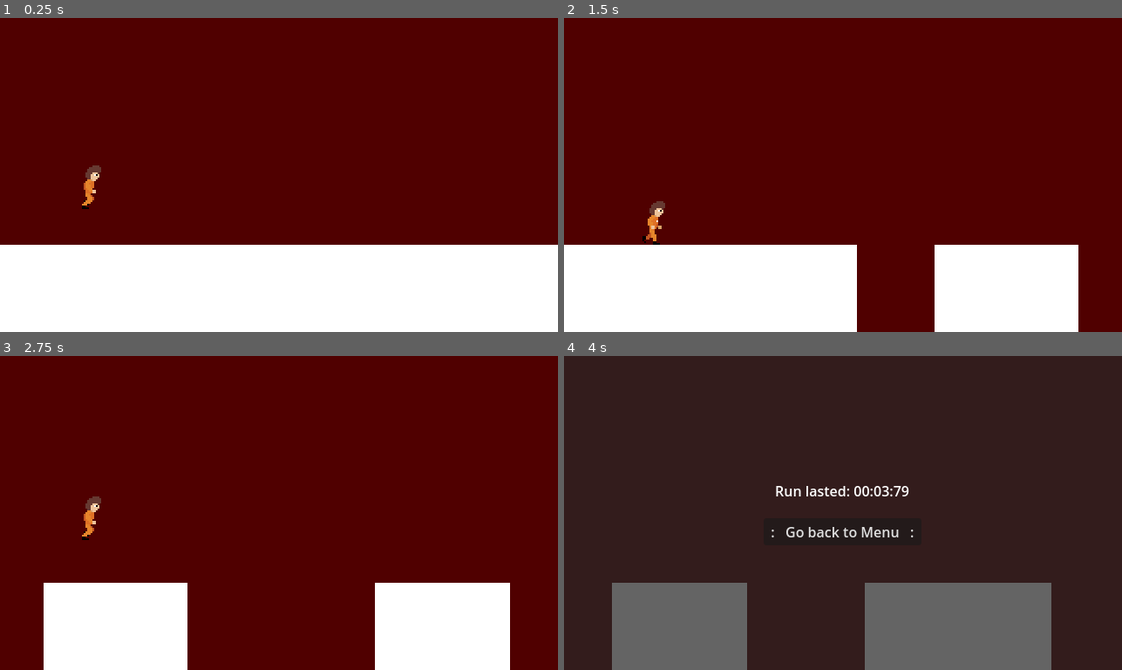
Above: before the commit, frames 1-4 (two rows, left to right).
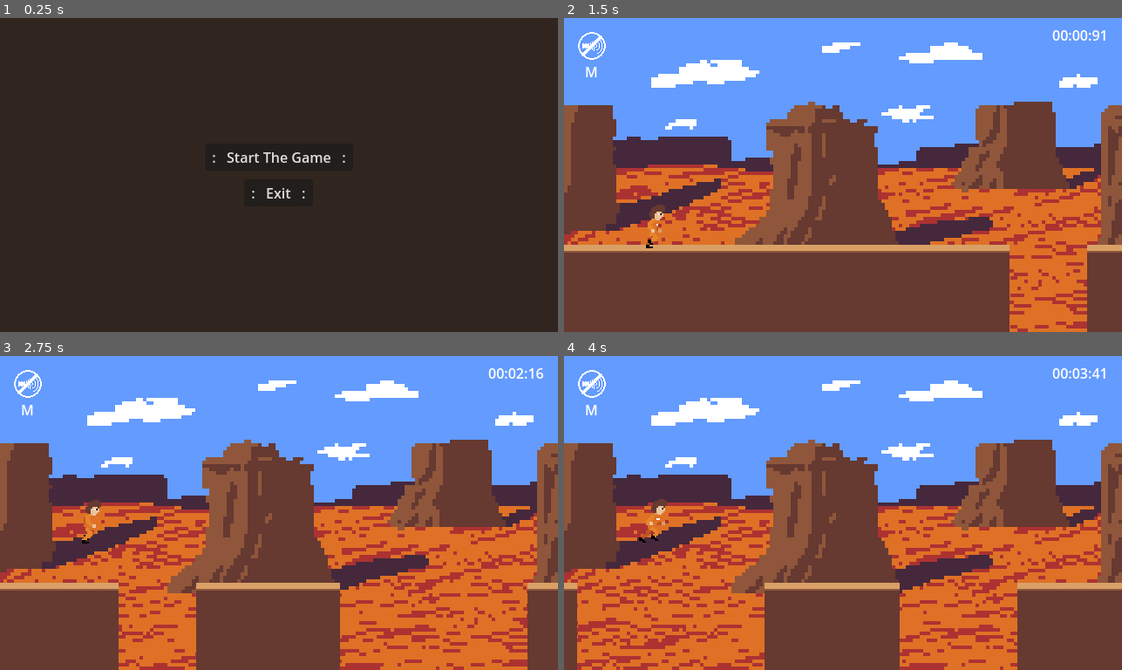
Above: after the commit, the same moments.

Repository: MariuszAKS/Rock-Running
Game: Godot game, scene res://scenes/main_menu.tscn
Two runs of this game, one before a commit and one after it. Both use one fixed random seed, a clock stepped at 60 frames per second and the inputs below. Before the commit the project starts from res://scenes/game.tscn.
Inputs (mouse positions are in pixels of both pictures, inside the frame that each line leads up to):
- Up to frame 1 (0.25 s): no input
- Up to frame 2 (1.5 s): click (843, 156) at 0.5 s, where only the run after the commit has a clickable ": Start The Game :"; click (591, 46) at 1.27 s
- Up to frame 3 (2.75 s): hold Space (jump) from 2.03 s (still down)
- Up to frame 4 (4 s): release Space (jump) at 2.78 s; tap Space (jump) at 2.85, 3.02, 3.32 s; hold Space (jump) from 3.53 s (still down)

The runs differ from the first frame. In frame 1, 100% of the frame differs, in the area x 0-100%, y 0-100%; in frame 2, 100%; in frame 3, 100%; in frame 4, 100%.

Commit message:
Added audio, buttons, some fixes, game maybe finished

Diff:
--- /dev/null
+++ b/default_bus_layout.tres
@@ -0,0 +1,4 @@
+[gd_resource type="AudioBusLayout" format=3 uid="uid://df77cylhra5mn"]
+
+[resource]
+bus/0/volume_db = -32.024
--- a/project.godot
+++ b/project.godot
@@ -11,9 +11,9 @@
 [application]
 
 config/name="Rock Running"
-run/main_scene="uid://dni6mjk5vpj5v"
+run/main_scene="uid://d2nowwyod8aim"
 config/features=PackedStringArray("4.4", "GL Compatibility")
-config/icon="res://icon.svg"
+config/icon="uid://dwhthc2fq5y3m"
 
 [display]
 
@@ -23,9 +23,25 @@
 
 [input]
 
+ui_accept={
+"deadzone": 0.5,
+"events": [Object(InputEventKey,"resource_local_to_scene":false,"resource_name":"","device":0,"window_id":0,"alt_pressed":false,"shift_pressed":false,"ctrl_pressed":false,"meta_pressed":false,"pressed":false,"keycode":4194309,"physical_keycode":0,"key_label":0,"unicode":0,"location":0,"echo":false,"script":null)
+, Object(InputEventKey,"resource_local_to_scene":false,"resource_name":"","device":0,"window_id":0,"alt_pressed":false,"shift_pressed":false,"ctrl_pressed":false,"meta_pressed":false,"pressed":false,"keycode":4194310,"physical_keycode":0,"key_label":0,"unicode":0,"location":0,"echo":false,"script":null)
+]
+}
+ui_select={
+"deadzone": 0.5,
+"events": [Object(InputEventJoypadButton,"resource_local_to_scene":false,"resource_name":"","device":0,"button_index":3,"pressure":0.0,"pressed":false,"script":null)
+]
+}
 jump={
 "deadzone": 0.2,
 "events": [Object(InputEventKey,"resource_local_to_scene":false,"resource_name":"","device":-1,"window_id":0,"alt_press …(191 unchanged characters)…
+]
+}
+mute_toggle={
+"deadzone": 0.2,
+"events": [Object(InputEventKey,"resource_local_to_scene":false,"resource_name":"","device":-1,"window_id":0,"alt_pressed":false,"shift_pressed":false,"ctrl_pressed":false,"meta_pressed":false,"pressed":false,"keycode":0,"physical_keycode":77,"key_label":0,"unicode":109,"location":0,"echo":false,"script":null)
 ]
 }
 
--- a/scenes/game.tscn
+++ b/scenes/game.tscn
@@ -1,14 +1,19 @@
-[gd_scene load_steps=7 format=3 uid="uid://dni6mjk5vpj5v"]
+[gd_scene load_steps=12 format=3 uid="uid://dni6mjk5vpj5v"]
 
 [ext_resource type="PackedScene" uid="uid://b80odsexpggrl" path="res://scenes/player.tscn" id="1_uwrxv"]
 [ext_resource type="Script" uid="uid://r1uefiy5iftd" path="res://scripts/game.gd" id="1_yqjtg"]
+[ext_resource type="Texture2D" uid="uid://42xw7tjt6pij" path="res://art/visual/background.png" id="2_iywne"]
+[ext_resource type="AudioStream" uid="uid://dmxt5vm5vrjfw" path="res://art/audio/soundtrack.wav" id="2_p57ef"]
+[ext_resource type="Texture2D" uid="uid://bech5c4vaked4" path="res://art/visual/sound_on.png" id="2_u5sy4"]
+[ext_resource type="Texture2D" uid="uid://fxvknkvymw6l" path="res://art/visual/sound_off.png" id="3_gee14"]
+[ext_resource type="Texture2D" uid="uid://chnfgmwn7n023" path="res://art/visual/rock_formation.png" id="3_lbhrr"]
 [ext_resource type="Script" uid="uid://b3lcjm88kuh8w" path="res://scripts/rock_formation.gd" id="4_lbhrr"]
 
 [sub_resource type="RectangleShape2D" id="RectangleShape2D_lnu2h"]
 size = Vector2(10, 10)
 
 [sub_resource type="RectangleShape2D" id="RectangleShape2D_lbhrr"]
-size = Vector2(660, 10)
+size = Vector2(660, 6)
 
 [sub_resource type="RectangleShape2D" id="RectangleShape2D_iywne"]
 size = Vector2(10, 10)
@@ -16,10 +21,33 @@
 [node name="Game" type="Node2D"]
 script = ExtResource("1_yqjtg")
 
-[node name="Background" type="ColorRect" parent="."]
+[node name="Music Button" type="TextureButton" parent="."]
+z_index = 10
+offset_left = 16.0
+offset_top = 16.0
+offset_right = 48.0
+offset_bottom = 48.0
+toggle_mode = true
+texture_normal = ExtResource("2_u5sy4")
+texture_pressed = ExtResource("3_gee14")
+
+[node name="Music Label" type="Label" parent="."]
+z_index = 9
+offset_left = 24.0
+offset_top = 50.0
+offset_right = 43.0
+offset_bottom = 74.0
+text = "M"
+
+[node name="Music" type="AudioStreamPlayer2D" parent="."]
+stream = ExtResource("2_p57ef")
+autoplay = true
+
+[node name="Background" type="TextureRect" parent="."]
 offset_right = 640.0
 offset_bottom = 360.0
-color = Color(0.313726, 0, 0, 1)
+mouse_filter = 2
+texture = ExtResource("2_iywne")
 
 [node name="Spawner" type="Node2D" parent="."]
 position = Vector2(650, 260)
@@ -37,27 +65,28 @@
 
 [node name="Rock Formations" type="Node2D" parent="."]
 
-[node name="Player" parent="." instance=ExtResource("1_uwrxv")]
-position = Vector2(100, 160)
-platform_on_leave = 2
-platform_floor_layers = 4294967040
-
-[node name="Start Rock Formation" type="AnimatableBody2D" parent="."]
+[node name="Start Rock Formation" type="AnimatableBody2D" parent="Rock Formations"]
 position = Vector2(-10, 260)
 collision_layer = 2
 collision_mask = 0
 sync_to_physics = false
 script = ExtResource("4_lbhrr")
 
-[node name="ColorRect" type="ColorRect" parent="Start Rock Formation"]
+[node name="ColorRect" type="TextureRect" parent="Rock Formations/Start Rock Formation"]
 offset_right = 660.0
 offset_bottom = 100.0
+texture = ExtResource("3_lbhrr")
+stretch_mode = 1
 
-[node name="Collision" type="CollisionShape2D" parent="Start Rock Formation"]
-position = Vector2(330, 5)
+[node name="Collision" type="CollisionShape2D" parent="Rock Formations/Start Rock Formation"]
+position = Vector2(330, 7)
 shape = SubResource("RectangleShape2D_lbhrr")
 
-[node name="Obstructions" type="Node2D" parent="Start Rock Formation"]
+[node name="Player" parent="." node_paths=PackedStringArray("time_counter") instance=ExtResource("1_uwrxv")]
+position = Vector2(100, 160)
+platform_on_leave = 2
+platform_floor_layers = 4294967040
+time_counter = NodePath("../Time Counter")
 
 [node name="Remove Area" type="Area2D" parent="."]
 position = Vector2(-700, 265)
@@ -67,12 +96,21 @@
 [node name="Collision" type="CollisionShape2D" parent="Remove Area"]
 shape = SubResource("RectangleShape2D_iywne")
 
+[node name="Time Counter" type="Label" parent="."]
+offset_left = 560.0
+offset_top = 8.0
+offset_right = 601.0
+offset_bottom = 31.0
+size_flags_horizontal = 8
+text = "00:00:00"
+
 [node name="Game Over Screen" type="Control" parent="."]
 visible = false
 layout_mode = 3
 anchors_preset = 0
 offset_right = 640.0
 offset_bottom = 360.0
+mouse_filter = 2
 
 [node name="Background" type="ColorRect" parent="Game Over Screen"]
 layout_mode = 1
@@ -81,6 +119,7 @@
 anchor_bottom = 1.0
 grow_horizontal = 2
 grow_vertical = 2
+mouse_filter = 2
 color = Color(0.152941, 0.152941, 0.152941, 0.717647)
 
 [node name="CenterContainer" type="CenterContainer" parent="Game Over Screen"]
--- a/scenes/player.tscn
+++ b/scenes/player.tscn
@@ -1,7 +1,8 @@
-[gd_scene load_steps=13 format=3 uid="uid://b80odsexpggrl"]
+[gd_scene load_steps=14 format=3 uid="uid://b80odsexpggrl"]
 
 [ext_resource type="Script" uid="uid://cnke2uhqghijo" path="res://scripts/player.gd" id="1_3vyb7"]
 [ext_resource type="Texture2D" uid="uid://bfsw5kgjwd0wh" path="res://art/visual/player_run.png" id="2_g2els"]
+[ext_resource type="AudioStream" uid="uid://dfxkgmnparvrm" path="res://art/audio/jump.wav" id="2_qhqgy"]
 
 [sub_resource type="AtlasTexture" id="AtlasTexture_ur7pv"]
 atlas = ExtResource("2_g2els")
@@ -74,7 +75,7 @@
 }],
 "loop": true,
 "name": &"run",
-"speed": 8.0
+"speed": 12.0
 }]
 
 [sub_resource type="RectangleShape2D" id="RectangleShape2D_8cj0n"]
@@ -85,11 +86,17 @@
 script = ExtResource("1_3vyb7")
 metadata/_edit_group_ = true
 
+[node name="Audio Jump" type="AudioStreamPlayer2D" parent="."]
+stream = ExtResource("2_qhqgy")
+volume_db = 16.0
+
 [node name="Animations" type="AnimatedSprite2D" parent="."]
 scale = Vector2(2, 2)
 sprite_frames = SubResource("SpriteFrames_ur7pv")
-animation = &"fall"
+animation = &"run"
 autoplay = "run"
+frame = 1
+frame_progress = 0.978569
 
 [node name="CollisionShape2D" type="CollisionShape2D" parent="."]
 position = Vector2(0, 22)
--- a/scenes/rock_formation.tscn
+++ b/scenes/rock_formation.tscn
@@ -1,10 +1,11 @@
-[gd_scene load_steps=3 format=3 uid="uid://dj6il6j0tprmv"]
+[gd_scene load_steps=4 format=3 uid="uid://dj6il6j0tprmv"]
 
 [ext_resource type="Script" uid="uid://b3lcjm88kuh8w" path="res://scripts/rock_formation.gd" id="1_yjy1o"]
+[ext_resource type="Texture2D" uid="uid://chnfgmwn7n023" path="res://art/visual/rock_formation.png" id="2_3swh6"]
 
 [sub_resource type="RectangleShape2D" id="RectangleShape2D_s0vhb"]
 resource_local_to_scene = true
-size = Vector2(40, 10)
+size = Vector2(40, 6)
 
 [node name="Rock Formation" type="AnimatableBody2D"]
 collision_layer = 2
@@ -12,12 +13,15 @@
 sync_to_physics = false
 script = ExtResource("1_yjy1o")
 
-[node name="ColorRect" type="ColorRect" parent="."]
+[node name="ColorRect" type="TextureRect" parent="."]
 offset_right = 40.0
 offset_bottom = 100.0
+texture = ExtResource("2_3swh6")
+expand_mode = 1
+stretch_mode = 1
 
 [node name="Collision" type="CollisionShape2D" parent="."]
-position = Vector2(20, 5)
+position = Vector2(20, 7)
 shape = SubResource("RectangleShape2D_s0vhb")
 one_way_collision = true
 
--- a/scripts/game.gd
+++ b/scripts/game.gd
@@ -1,6 +1,11 @@
 extends Node2D
 
 @onready var player: Player = get_node("Player")
+
+@onready var music: AudioStreamPlayer2D = get_node("Music")
+@onready var music_button: TextureButton = get_node("Music Button")
+@onready var music_on_texture = preload("res://art/visual/sound_on.png")
+@onready var music_off_texture = preload("res://art/visual/sound_off.png")
 
 @onready var rock_formation_scene: PackedScene = preload("res://scenes/rock_formation.tscn")
 @onready var spawner: Node2D = get_node("Spawner")
@@ -14,7 +19,6 @@
 @onready var score_label: Label = game_over_screen.get_node("CenterContainer/VBoxContainer/Score Label")
 @onready var menu_button: Button = game_over_screen.get_node("CenterContainer/VBoxContainer/Menu Button")
 
-var time_temp = 0.2 #0.8
 var time_elapsed = 0.0
 
 
@@ -27,7 +31,13 @@
 	menu_button.pressed.connect(go_to_menu)
 	game_over_screen.hide()
 
+	music_button.toggled.connect(on_music_button_toggled)
+
 	spawn_rock_formation()
+
+func _process(_delta):
+	if Input.is_action_just_pressed("mute_toggle"):
+		music_button.button_pressed = not music_button.button_pressed
 
 
 func spawn_rock_formation():
@@ -57,3 +67,10 @@
 
 func go_to_menu():
 	get_tree().change_scene_to_file("res://scenes/main_menu.tscn")
+
+
+func on_music_button_toggled(pressed: bool):
+	if pressed:
+		music.stop()
+	else:
+		music.play()
--- a/scripts/player.gd
+++ b/scripts/player.gd
@@ -4,7 +4,9 @@
 signal player_fell(time)
 
 
+@export var time_counter: Label
 @onready var animations: AnimatedSprite2D = get_node("Animations")
+@onready var audio_jump: AudioStreamPlayer2D = get_node("Audio Jump")
 
 const RUN_SPEED = 300
 const JUMP_VELOCITY = -120
@@ -18,17 +20,26 @@
 
 
 func _physics_process(delta: float) -> void:
+	handle_time(delta)
+	handle_jumping(delta)
+	handle_animations()
+
+	if position.y >= 400:
+		death()
+
+
+func handle_time(delta):
 	time_survived += delta
 
 	if time_survived >= 180:
-		death(180)
+		time_survived = 180
+		death()
 
-	if position.y >= 400:
-		death(time_survived)
+	var minutes = floori(time_survived / 60)
+	var seconds = floori(time_survived - (minutes * 60))
+	var miliseconds = floori(fmod(time_survived, 1) * 100)
 
-	handle_jumping(delta)
-	handle_animations()
-
+	time_counter.text = "%s:%s:%s" % ["%02d" % minutes, "%02d" % seconds, "%02d" % miliseconds]
 
 func handle_jumping(delta):
 	if is_on_floor():
@@ -37,6 +48,8 @@
 
 			increasing_jump_increase = 0
 			jump_pressed_before = true
+
+			audio_jump.play()
 
 	elif jump_pressed_before and Input.is_action_pressed("jump"):
 		increasing_jump_increase -= 2
@@ -63,7 +76,6 @@
 		animations.play("fall")
 
 
-func death(time):
-	player_fell.emit(time)
-
+func death():
+	player_fell.emit(time_survived)
 	queue_free()
Not shown, added: art/audio/jump.wav.import
Not shown, added: art/audio/soundtrack.wav.import
Binary file added: art/visual/background.png
Not shown, added: art/visual/background.png.import
Binary file added: art/visual/icon.png
Not shown, added: art/visual/icon.png.import
Binary file added: art/visual/rock_formation.png
Not shown, added: art/visual/rock_formation.png.import
Binary file added: art/visual/sound_off.png
Not shown, added: art/visual/sound_off.png.import
Binary file added: art/visual/sound_on.png
Not shown, added: art/visual/sound_on.png.import
(and 2 more such lines)
